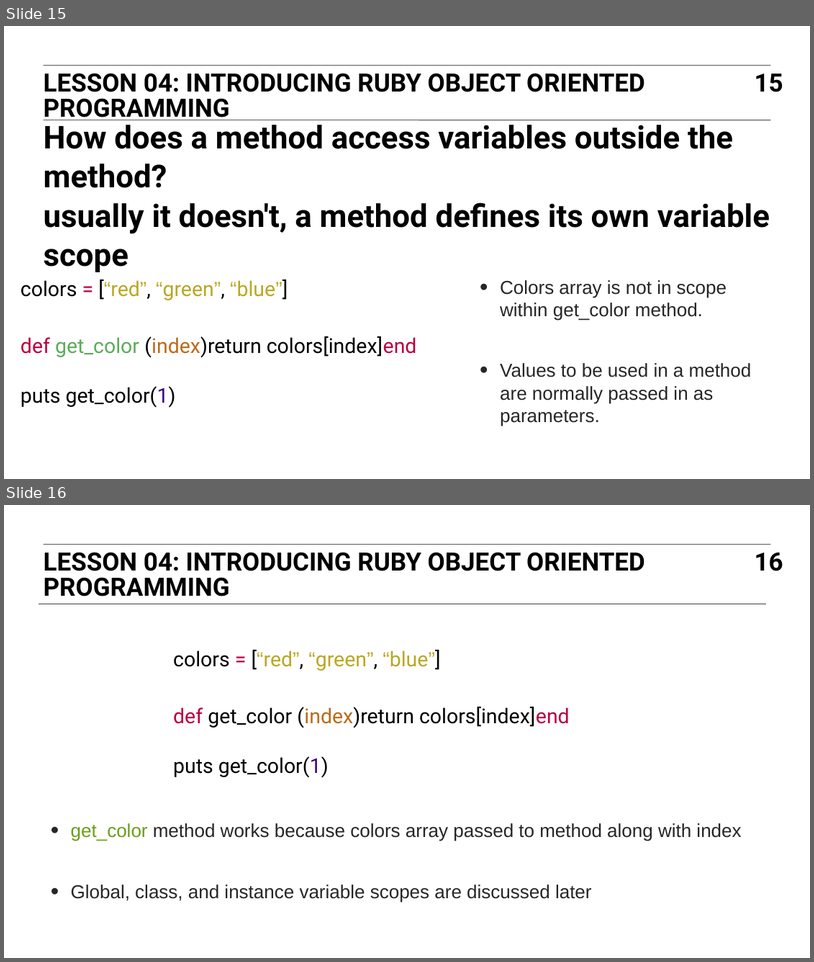
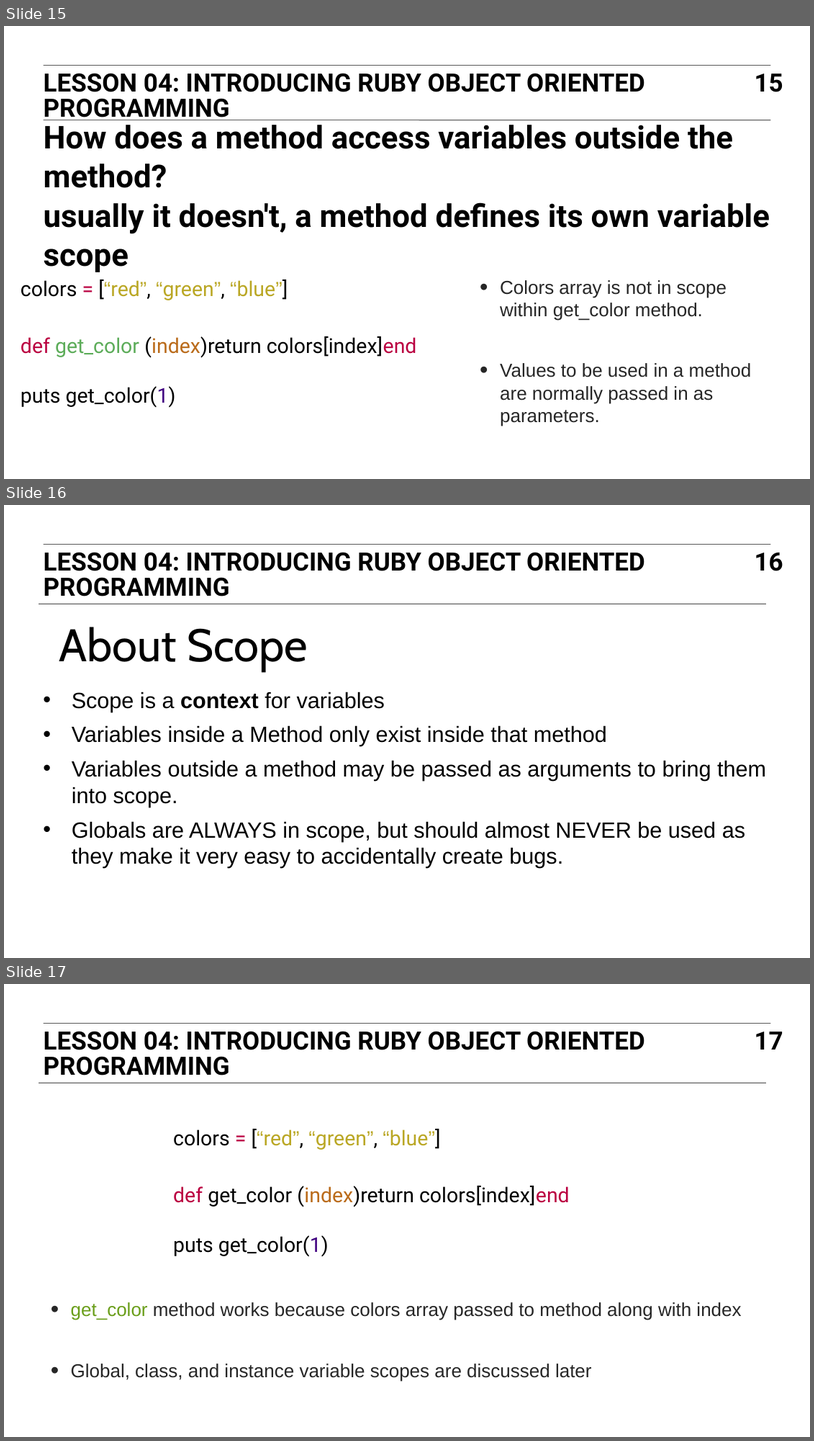
Before and after one commit to TravisGriffiths/ITR-BOS-01, a slide deck: Slides/04_ITR_slides.ppt. Shown one above the other, each under a label of ours: slides 15 and 16 before the commit, slides 15, 16 and 17 after it. The pictures are 814x962 and 814x1441 pixels, drawn with LibreOffice and Linux fonts; fonts in the diff are those of the drawing. Boxes give left, top, right and bottom in pixels: in the first picture for what was removed or moved away, otherwise in the second. Text is boxed around its words. In the diff, an @@ line names an element or a change of style, - is before the commit and + after.

Commit message:
Added changes for scope into lesson 4

```diff
--- a/Slides/04_ITR_slides.ppt
+++ b/Slides/04_ITR_slides.ppt
@@ slide 16 added at (x1=4, y1=505, x2=810, y2=958), background #FFFFFF @@
@@ line added from (43, 544) to (772, 544), #000000 0.51 pt @@
@@ text added at (x1=44, y1=552, x2=646, y2=596), 32 pt, text #000000, bold @@
+LESSON 04: INTRODUCING RUBY OBJECT ORIENTED PROGRAMMING
@@ page number added at (x1=755, y1=553, x2=784, y2=571), 32 pt, text #000000, bold @@
+16
@@ line added from (39, 604) to (766, 604), #000000 0.51 pt @@
@@ text added at (x1=59, y1=627, x2=308, y2=672), 58 pt, text #000000 @@
+About Scope
@@ text added at (x1=72, y1=691, x2=766, y2=868), 28 pt, text #000000 @@
+• Scope is a context for variables
+• Variables inside a Method only exist inside that method
+• Variables outside a method may be passed as arguments to bring them into scope.
+• Globals are ALWAYS in scope, but should almost NEVER be used as they make it very easy to accidentally create bugs.
@@ what was slide 16 is now slide 17 @@
@@ page number at (x1=755, y1=1032, x2=784, y2=1050): text changed @@
-16
+17
```
Also in this commit, not shown: 5 other files.
